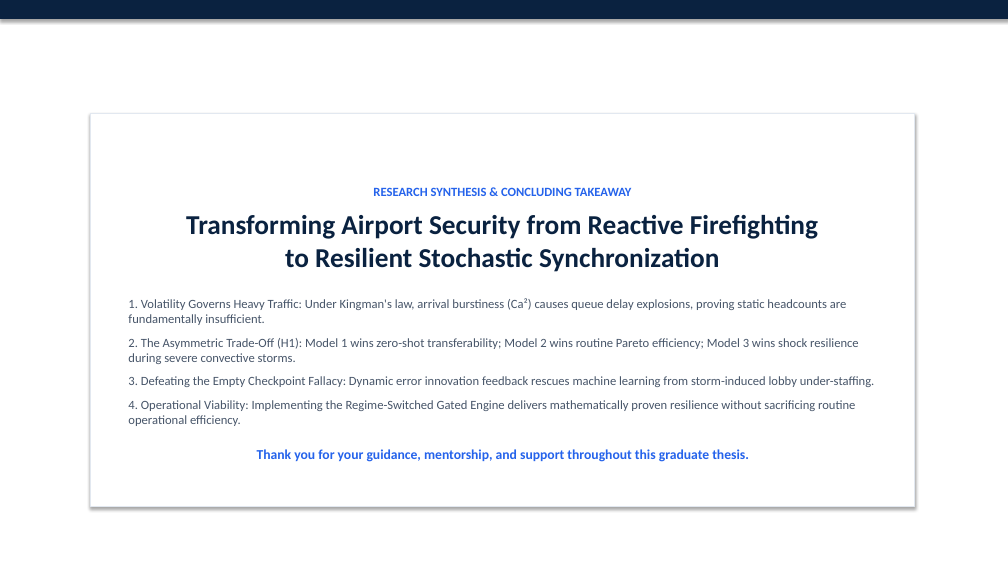
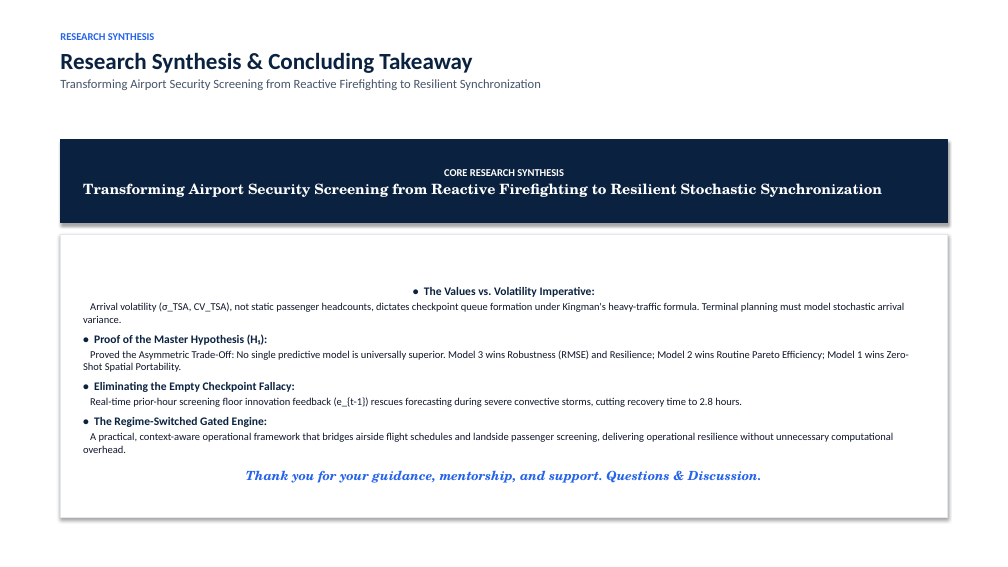
Before and after one commit to leila-gleich/final-thesis, a slide deck: slide 32 of Recommended-Thesis-Defense-Deck.pptx. Drawn at 1008x567 pixels with LibreOffice and Linux fonts; fonts in the diff are those of the drawing. Boxes give left, top, right and bottom in pixels: in the first picture for what was removed or moved away, otherwise in the second. Text is boxed around its words. In the diff, an @@ line names an element or a change of style, - is before the commit and + after.

```diff
--- a/Recommended-Thesis-Defense-Deck.pptx
+++ b/Recommended-Thesis-Defense-Deck.pptx
@@ rectangle removed at bbox=[0, 0, 1008, 19] @@
@@ text added at bbox=[60, 33, 541, 90], 12 pt, text #475569 @@
+RESEARCH SYNTHESIS
+Research Synthesis & Concluding Takeaway
+Transforming Airport Security Screening from Reactive Firefighting to Resilient Synchronization
@@ rectangle "CORE RESEARCH SYNTHESIS": place and size @@
-rectangle "CORE RESEARCH SYNTHESIS" at bbox=[91, 113, 915, 507]
+rectangle "CORE RESEARCH SYNTHESIS" at bbox=[60, 140, 948, 223]
@@ rectangle "CORE RESEARCH SYNTHESIS" at bbox=[60, 140, 948, 223]: fill #FFFFFF to #0A2240; outline #E2E8F0 1 pt to #0A2240 1 pt @@
@@ text in rectangle at bbox=[83, 169, 883, 197]: text changed; size 12 to 13.5 pt; font Calibri to TeX Gyre Schola; text colour #475569 to #FFFFFF; bold on @@
-RESEARCH SYNTHESIS & CONCLUDING TAKEAWAY
-Transforming Airport Security from Reactive Firefighting
-to Resilient Stochastic Synchronization
-1. Volatility Governs Heavy Traffic: Under Kingman's law, arrival burstiness (Ca²) causes queue delay explosions, proving static headcounts are fundamentally insufficient.
-2. The Asymmetric Trade-Off (H1): Model 1 wins zero-shot transferability; Model 2 wins routine Pareto efficiency; Model 3 wins shock resilience during severe convective storms.
-3. Defeating the Empty Checkpoint Fallacy: Dynamic error innovation feedback rescues machine learning from storm-induced lobby under-staffing.
-4. Operational Viability: Implementing the Regime-Switched Gated Engine delivers mathematically proven resilience without sacrificing routine operational efficiency.
-Thank you for your guidance, mentorship, and support throughout this graduate thesis.
+CORE RESEARCH SYNTHESIS
+Transforming Airport Security Screening from Reactive Firefighting to Resilient Stochastic Synchronization
@@ rectangle added at bbox=[60, 234, 948, 518], fill #FFFFFF, outline #E2E8F0 1 pt, 10 pt, text #0F172A @@
+• The Values vs. Volatility Imperative:
+Arrival volatility (σ_TSA, CV_TSA), not static passenger headcounts, dictates checkpoint queue formation under Kingman's heavy-traffic formula. Terminal planning must model stochastic arrival variance.
+• Proof of the Master Hypothesis (H₁):
+Proved the Asymmetric Trade-Off: No single predictive model is universally superior. Model 3 wins Robustness (RMSE) and Resilience; Model 2 wins Routine Pareto Efficiency; Model 1 wins Zero-Shot Spatial Portability.
+• Eliminating the Empty Checkpoint Fallacy:
+Real-time prior-hour screening floor innovation feedback (e_{t-1}) rescues forecasting during severe convective storms, cutting recovery time to 2.8 hours.
+• The Regime-Switched Gated Engine:
+A practical, context-aware operational framework that bridges airside flight schedules and landside passenger screening, delivering operational resilience without unnecessary computational overhead.
+Thank you for your guidance, mentorship, and support. Questions & Discussion.
```
Also in this commit, not shown: 22 other slides changed, 9 slides added, 9 slides removed, 4 other files.
